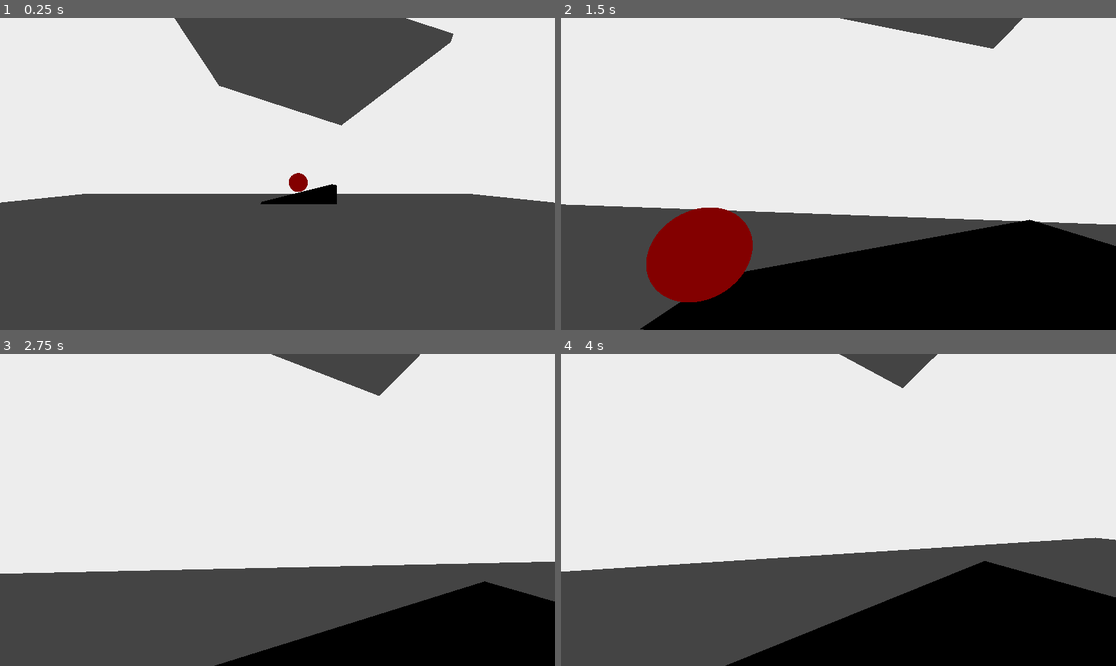
Above: before the commit, frames 1-4 (two rows, left to right).
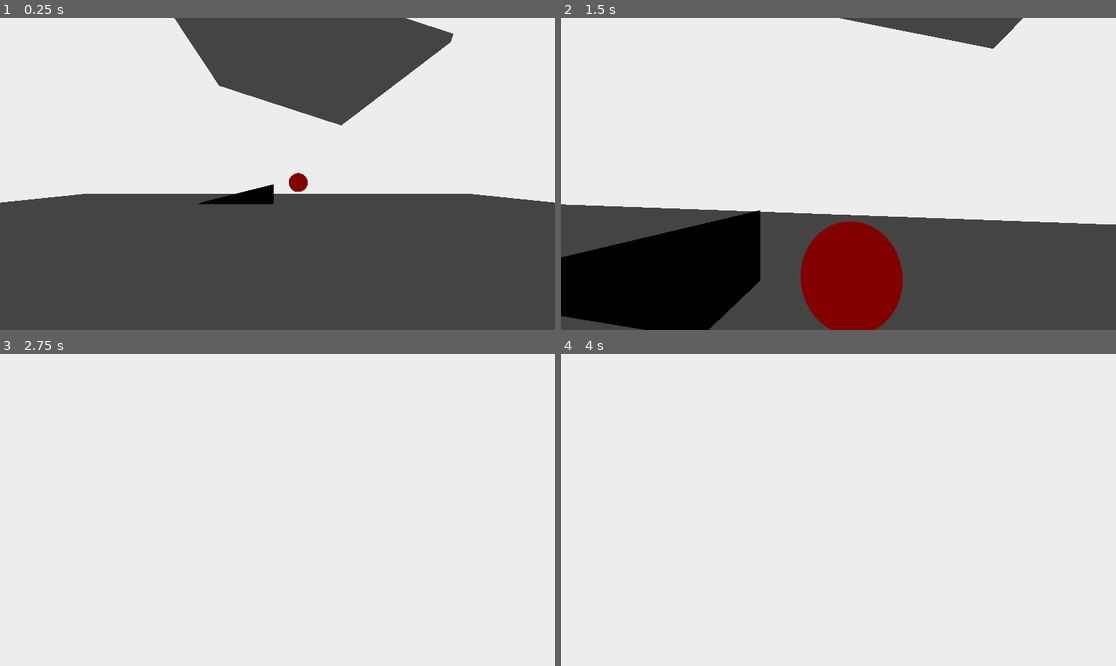
Above: after the commit, the same moments.

Repository: mynameisgump/GodotCleanupDetail
Game: Godot game, scene res://scenes/main.tscn
Two runs of this game, one before a commit and one after it. Both use one fixed random seed, a clock stepped at 60 frames per second and the inputs below.
Inputs (mouse positions are in pixels of both pictures, inside the frame that each line leads up to):
- Up to frame 1 (0.25 s): no input
- Up to frame 2 (1.5 s): move the mouse to (866, 174) at 0.52 s; hold W (move_forward) from 0.53 s (still down); click (866, 174) at 0.6 s; move the mouse to (810, 174) at 1.27 s; click (810, 174) at 1.35 s
- Up to frame 3 (2.75 s): keep holding W (move_forward); move the mouse to (288, 503) at 2.02 s; click (288, 503) at 2.1 s
- Up to frame 4 (4 s): keep holding W (move_forward); tap Enter at 2.75 s; move the mouse to (832, 516) at 2.77 s; click (832, 516) at 2.85 s; tap Space at 3.5 s; move the mouse to (877, 513) at 3.52 s; click (877, 513) at 3.6 s

The runs differ from the first frame. In frame 1, 0.9% of the frame differs, in the area x 35-61%, y 53-60%; in frame 2, 29%; in frame 3, 33%; in frame 4, 37%, in the area x 0-100%, y 0-100%.

Commit message:
Seems good for tonight, lots of progress.

Diff:
--- a/scenes/main.tscn
+++ b/scenes/main.tscn
@@ -131,7 +131,7 @@
 shape = SubResource("ConcavePolygonShape3D_rwtv5")
 
 [node name="MeshInstance3D" type="MeshInstance3D" parent="Map"]
-transform = Transform3D(1, 0, 0, 0, 1, 0, 0, 0, 1, 1.02321, 0.599503, 0)
+transform = Transform3D(1, 0, 0, 0, 1, 0, 0, 0, 1, -2.21982, 0.599503, 0)
 mesh = SubResource("PrismMesh_f5f3s")
 
 [node name="StaticBody3D" type="StaticBody3D" parent="Map/MeshInstance3D"]
--- a/scripts/player.gd
+++ b/scripts/player.gd
@@ -71,7 +71,7 @@
 		if Input.is_action_just_pressed("left_mouse"):
 			grabbed_item_rel_pos = head.to_local(collision_object.position)
 			grabbed_item = collision_object
-			grabbed_item.apply_central_impulse(Vector3.UP * 0.1)
+			grabbed_item.apply_central_impulse(Vector3.UP * 0.5)
 
 func can_be_picked(object):
 	return object.has_method("update_velocity")
Not shown, changed: README.md
